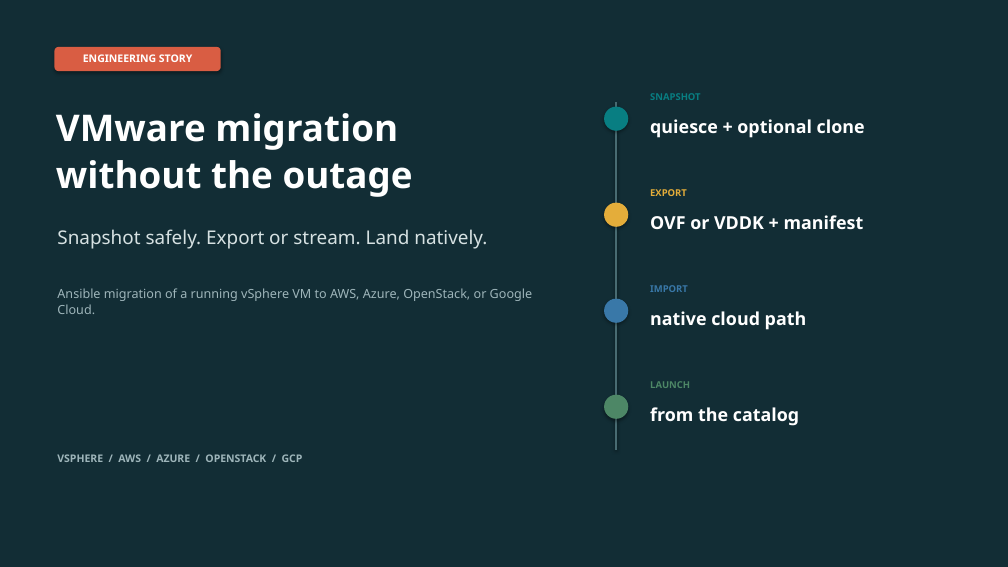
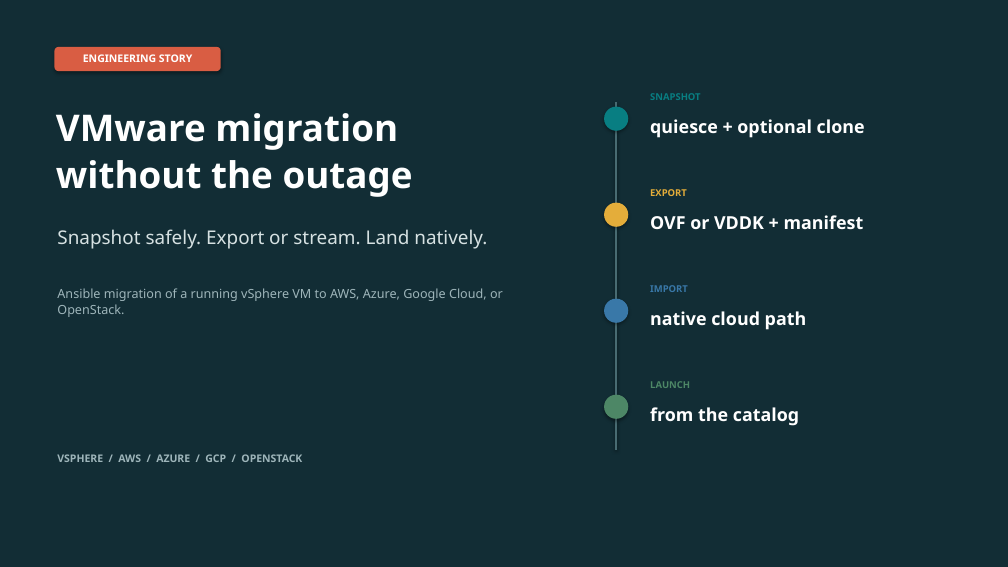
Before and after one commit to jjbailey/migrate-v2v, a slide deck: slide 1 of doc/migrate_v2v_presentation.pptx. Drawn at 1008x567 pixels with LibreOffice and Linux fonts; fonts in the diff are those of the drawing. Boxes give left, top, right and bottom in pixels: in the first picture for what was removed or moved away, otherwise in the second. Text is boxed around its words. In the diff, an @@ line names an element or a change of style, - is before the commit and + after.

```diff
--- a/doc/migrate_v2v_presentation.pptx
+++ b/doc/migrate_v2v_presentation.pptx
@@ text at <box>57,288,503,317</box>: text changed @@
-Ansible migration of a running vSphere VM to AWS, Azure, OpenStack, or Google Cloud.
+Ansible migration of a running vSphere VM to AWS, Azure, Google Cloud, or OpenStack.
@@ text at <box>57,454,302,462</box>: text changed @@
-VSPHERE / AWS / AZURE / OPENSTACK / GCP
+VSPHERE / AWS / AZURE / GCP / OPENSTACK
```
Also in this commit, not shown: 14 other slides changed, 1 other file.
